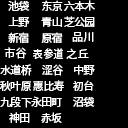
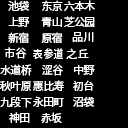
Two versions of the same layered image (128x128). Layer-by-layer changes:
renamed "水道桥 涩谷 中野 秋叶原 惠比寿 初台 九段下永田町 沼袋 神田" to "水道桥 涩谷 中野 秋叶原 惠比寿 初台 九段下 永田町 沼袋 神田", painted on it over [31, 96, 64, 107]
